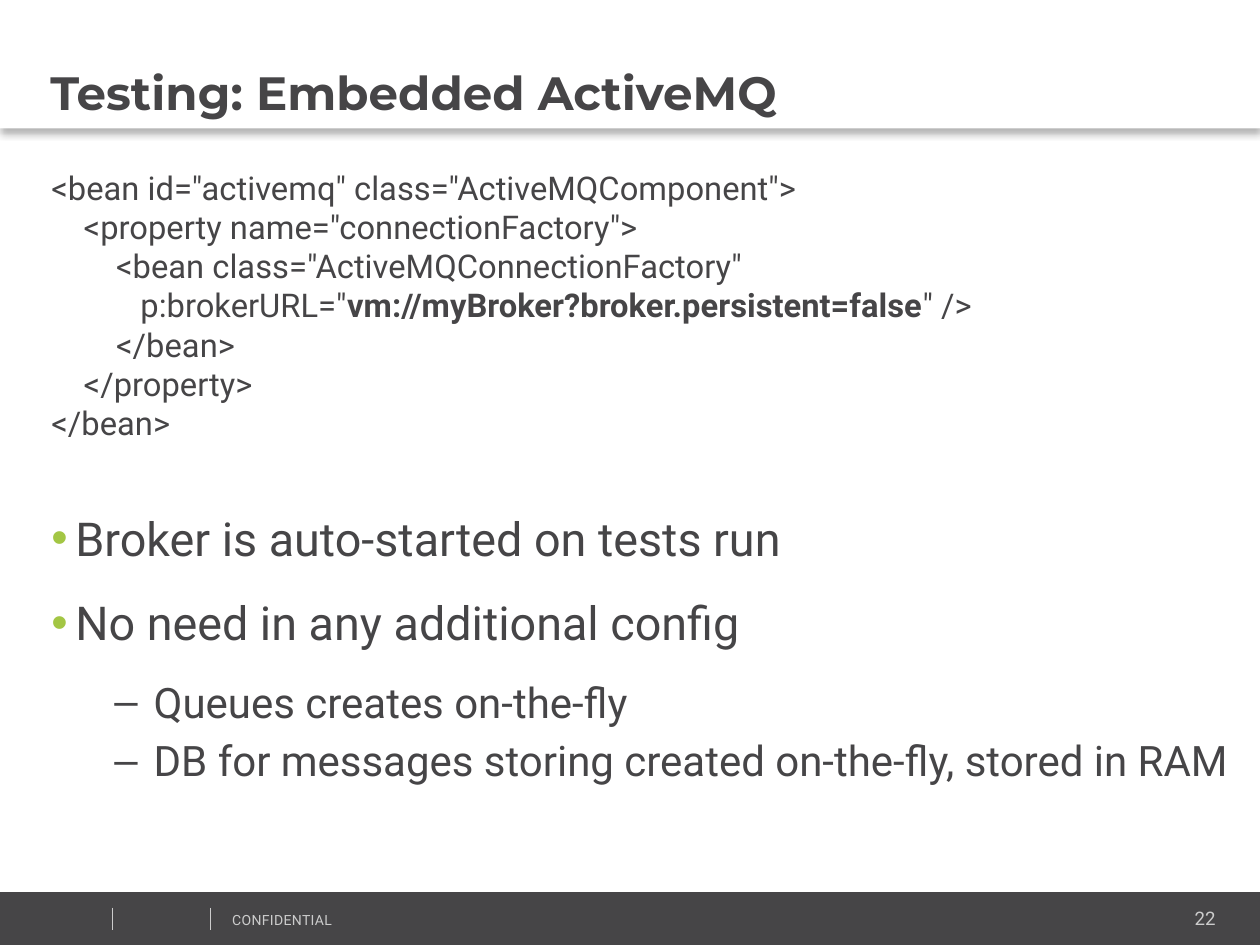
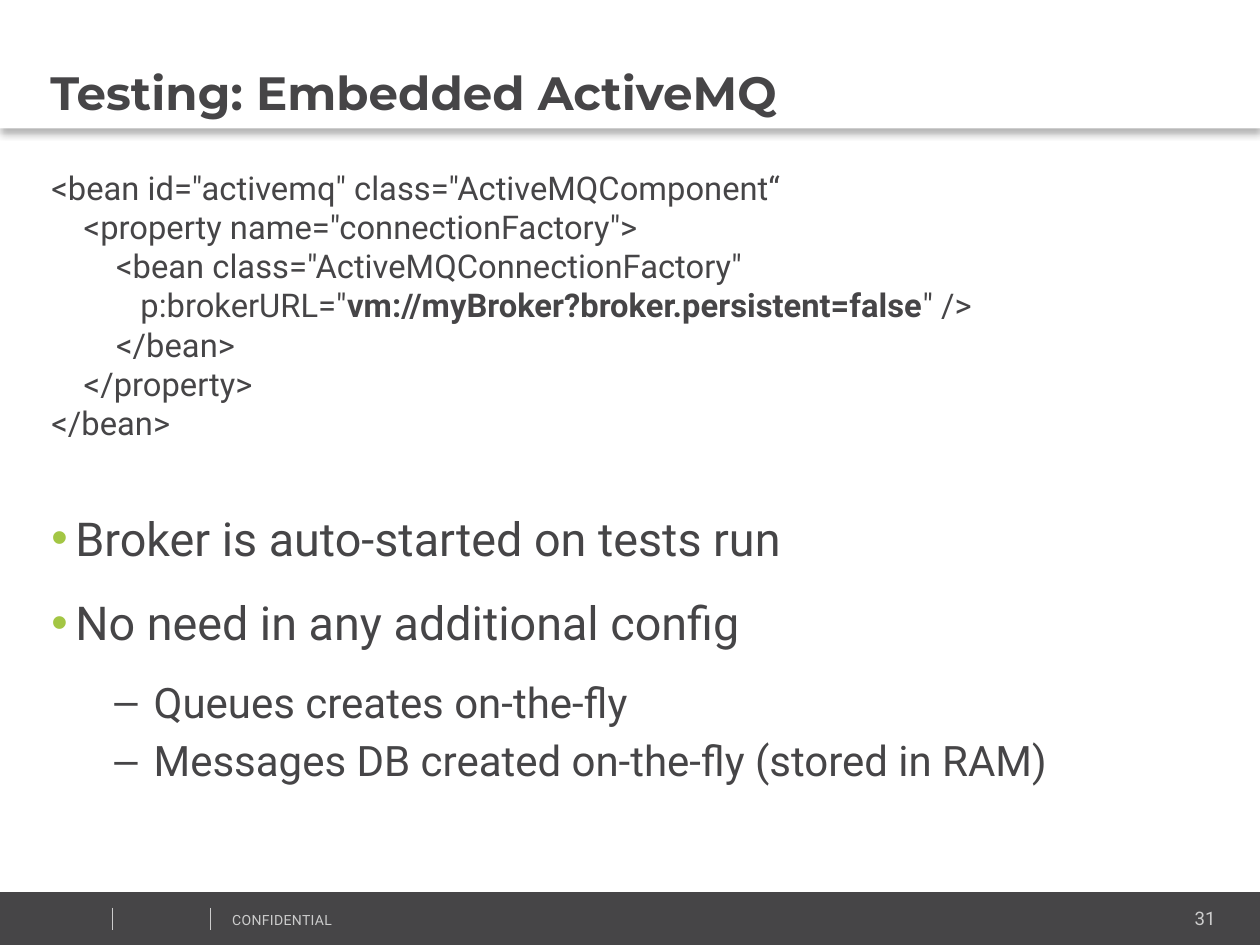
Before and after one commit to vitali-kviatkouski/personal, a slide deck: slide 31 of CamelPresentationITWeek2017.pptx (slide 22 before the commit). Drawn at 1260x945 pixels with LibreOffice and Linux fonts; fonts in the diff are those of the drawing; background and template pictures are left out. Boxes give left, top, right and bottom in pixels: in the first picture for what was removed or moved away, otherwise in the second. Text is boxed around its words. In the diff, an @@ line names an element or a change of style, - is before the commit and + after.

```diff
--- a/CamelPresentationITWeek2017.pptx
+++ b/CamelPresentationITWeek2017.pptx
@@ text at (51, 175, 780, 207): text changed @@
-<bean id="activemq" class="ActiveMQComponent">
+<bean id="activemq" class="ActiveMQComponent“
@@ text at (154, 742, 1046, 786): text changed @@
-  – DB for messages storing created on-the-fly, stored in RAM
+  – Messages DB created on-the-fly (stored in RAM)
@@ page number at (1195, 911, 1216, 925): text changed @@
-22
+31
```
Also in this commit, not shown: 8 other slides changed, 9 slides added, 1 other file.
